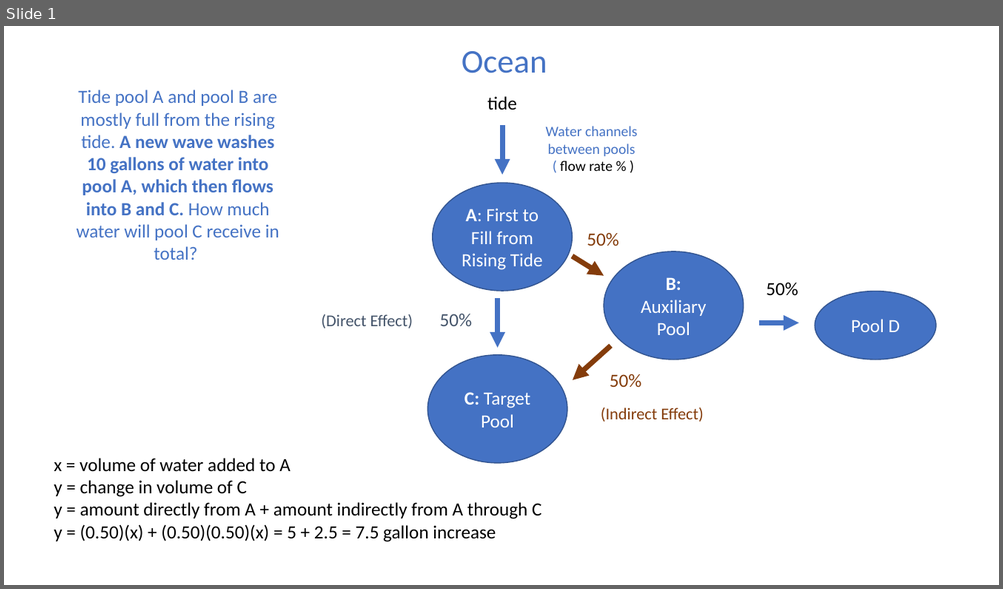
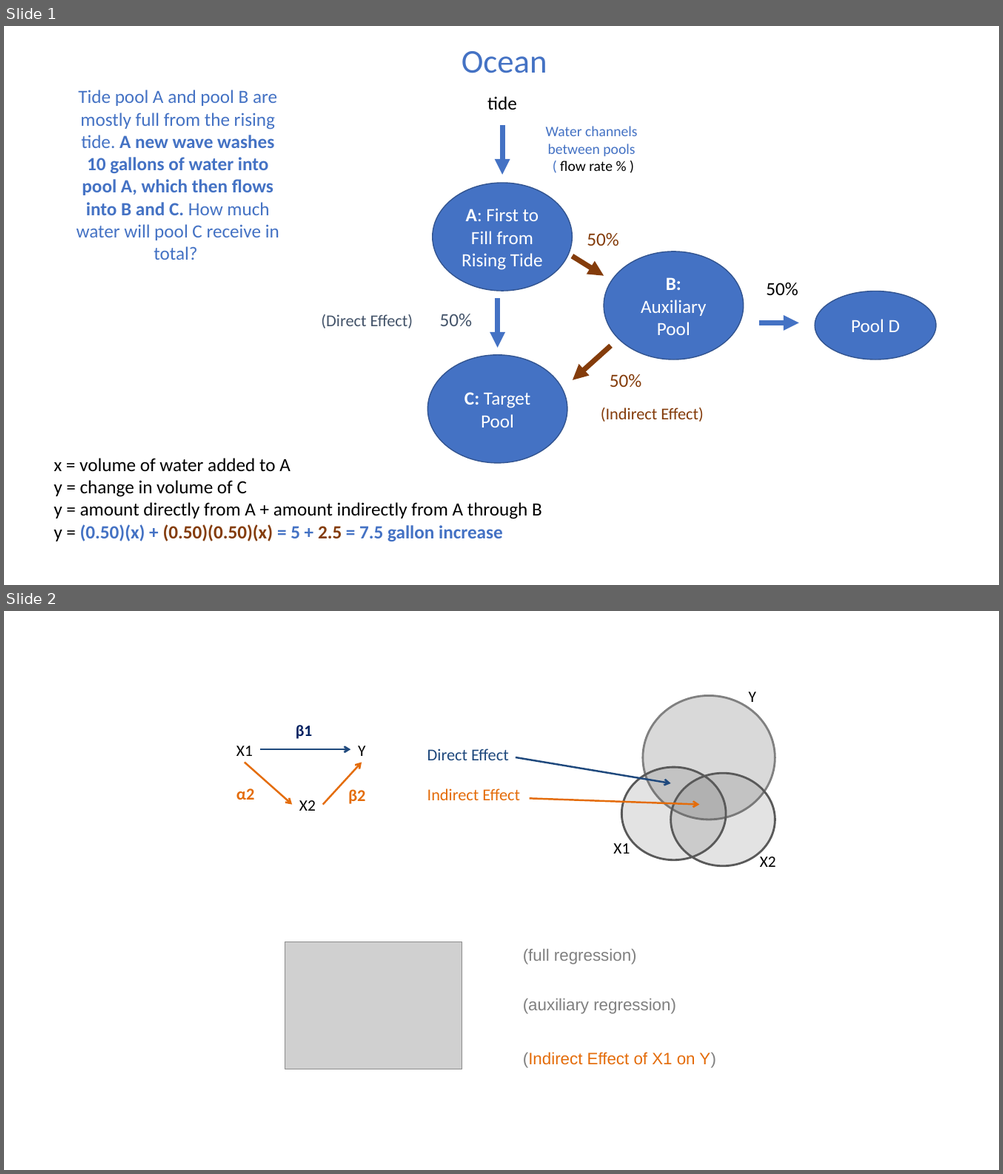
Before and after one commit to DS4PS/cpp-523-fall-2019, a slide deck: handouts/indirect-effect-example.pptx. Shown one above the other, each under a label of ours: slide 1 before the commit, slides 1 and 2 after it. The pictures are 1003x589 and 1003x1174 pixels, drawn with LibreOffice and Linux fonts; fonts in the diff are those of the drawing; grey boxes stand for pictures. Boxes give left, top, right and bottom in pixels: in the first picture for what was removed or moved away, otherwise in the second. Text is boxed around its words. In the diff, an @@ line names an element or a change of style, - is before the commit and + after.

Commit message:
new slides

```diff
--- a/handouts/indirect-effect-example.pptx
+++ b/handouts/indirect-effect-example.pptx
@@ slide 2 added at (x1=4, y1=611, x2=999, y2=1170), background #FFFFFF @@
@@ ellipse added at (x1=643, y1=696, x2=775, y2=820), fill #D9D9D9, outline #808080 2 pt @@
@@ text added at (x1=748, y1=692, x2=756, y2=702), 15.3 pt, text #000000 @@
+Y
@@ text added at (x1=296, y1=725, x2=313, y2=739), 15.3 pt, text #002060, bold @@
+β1
@@ text added at (x1=236, y1=746, x2=253, y2=756), 15.3 pt, text #000000 @@
+X1
@@ arrow added from (244, 763) to (292, 805), #E46C0A 1.75 pt @@
@@ arrow added from (260, 750) to (351, 750), #1F497D 1.75 pt @@
@@ arrow added from (323, 805) to (361, 763), #E46C0A 1.75 pt @@
@@ text added at (x1=358, y1=746, x2=365, y2=756), 15.3 pt, text #000000 @@
+Y
@@ text added at (x1=427, y1=749, x2=520, y2=800), 16 pt, text #E46C0A @@
+Direct Effect
+Indirect Effect
@@ arrow added from (515, 758) to (671, 783), #1F497D 1.75 pt @@
@@ ellipse added at (x1=622, y1=767, x2=726, y2=860), fill #595959 at 17% opacity, outline #595959 2 pt @@
@@ ellipse added at (x1=671, y1=773, x2=776, y2=866), fill #595959 at 17% opacity, outline #595959 2 pt @@
@@ text added at (x1=236, y1=789, x2=255, y2=800), 16 pt, text #E46C0A, bold @@
+α2
@@ text added at (x1=299, y1=800, x2=316, y2=811), 15.3 pt, text #000000 @@
+X2
@@ text added at (x1=348, y1=789, x2=366, y2=804), 16 pt, text #E46C0A, bold @@
+β2
@@ arrow added from (529, 798) to (700, 805), #E46C0A 1.75 pt @@
@@ text added at (x1=613, y1=843, x2=629, y2=854), 15.3 pt, text #000000 @@
+X1
@@ text added at (x1=760, y1=857, x2=776, y2=867), 15.3 pt, text #000000 @@
+X2
@@ picture added at (x1=284, y1=943, x2=462, y2=1069) @@
@@ text added at (x1=523, y1=949, x2=637, y2=965), 16 pt, text #808080 @@
+(full regression)
@@ text added at (x1=523, y1=999, x2=676, y2=1014), 16 pt, text #808080 @@
+(auxiliary regression)
@@ text added at (x1=523, y1=1052, x2=716, y2=1068), 16 pt, text #E46C0A @@
+(Indirect Effect of X1 on Y)
@@ slide 1 changed as well @@
@@ text at (x1=54, y1=503, x2=542, y2=520): text changed @@
-y = amount directly from A + amount indirectly from A through C
+y = amount directly from A + amount indirectly from A through B
@@ text at (x1=54, y1=525, x2=503, y2=543): text colour #000000 to #4472C4 in "(0.50)(x) + = 5 + = 7.5 ..."; text colour #000000 to #843C0B in "(0.50)(0.50)(x) 2.5"; bold on in "(0.50)(x) + (0.50)(0.50)(x) = 5 + 2.5 ..." @@
```
Also in this commit, not shown: 1 other file.
